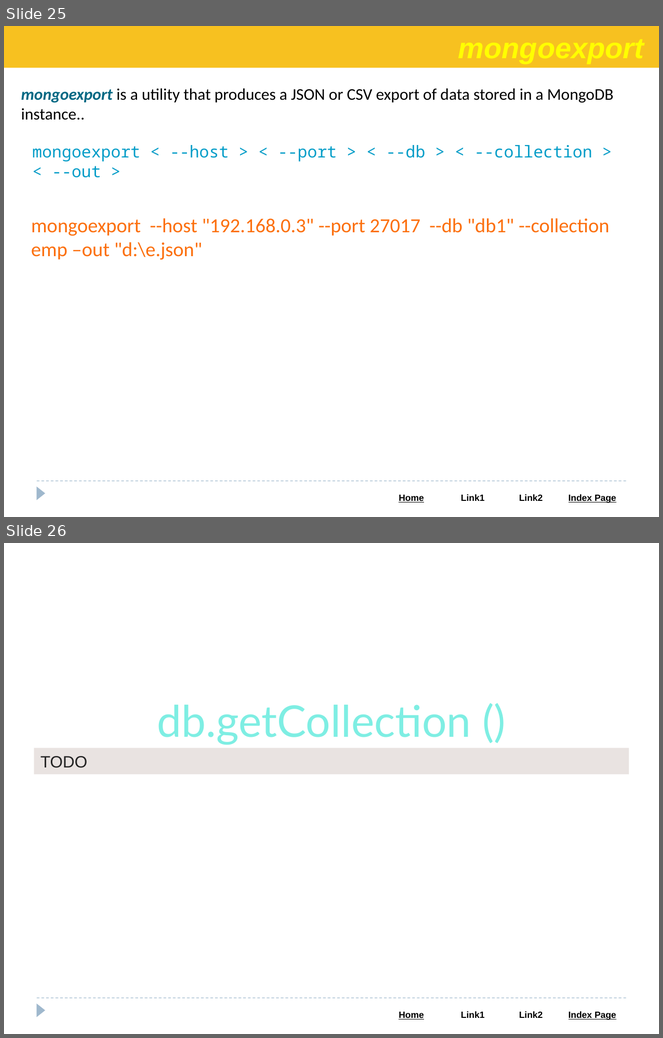
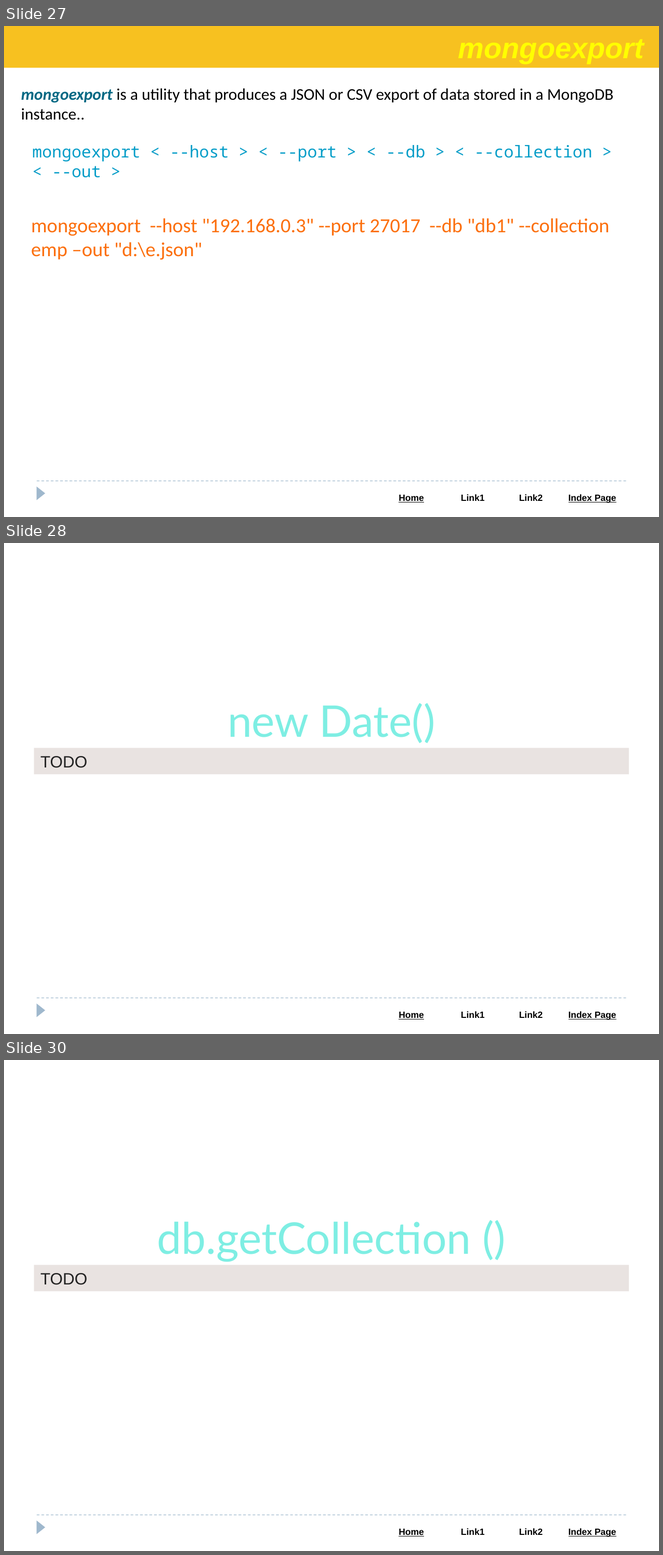
Before and after one commit to Saleel-Bagde/PPT-s, a slide deck: MongoDB PPT.pptx. Shown one above the other, each under a label of ours: slides 25 and 26 before the commit, slides 27, 28 and 30 after it; the slides between them are not shown. The pictures are 663x1038 and 663x1555 pixels, drawn with LibreOffice and Linux fonts; fonts in the diff are those of the drawing. Boxes give left, top, right and bottom in pixels: in the first picture for what was removed or moved away, otherwise in the second. Text is boxed around its words. In the diff, an @@ line names an element or a change of style, - is before the commit and + after.

```diff
--- a/MongoDB PPT.pptx
+++ b/MongoDB PPT.pptx
@@ slide 28 added at [4, 543, 659, 1034], background #FFFFFF; not listed: 3 template elements that a slide beside it also shows @@
@@ text added at [228, 703, 436, 743], 48 pt, text #7EEEE3 @@
+new Date()
@@ rectangle added at [34, 748, 629, 774], fill #E9E3E1, 18 pt, text #222222 @@
+TODO
@@ what was slide 25 is now slide 27 @@
@@ what was slide 26 is now slide 30 @@
```
Also in this commit, not shown: 3 other slides added.
